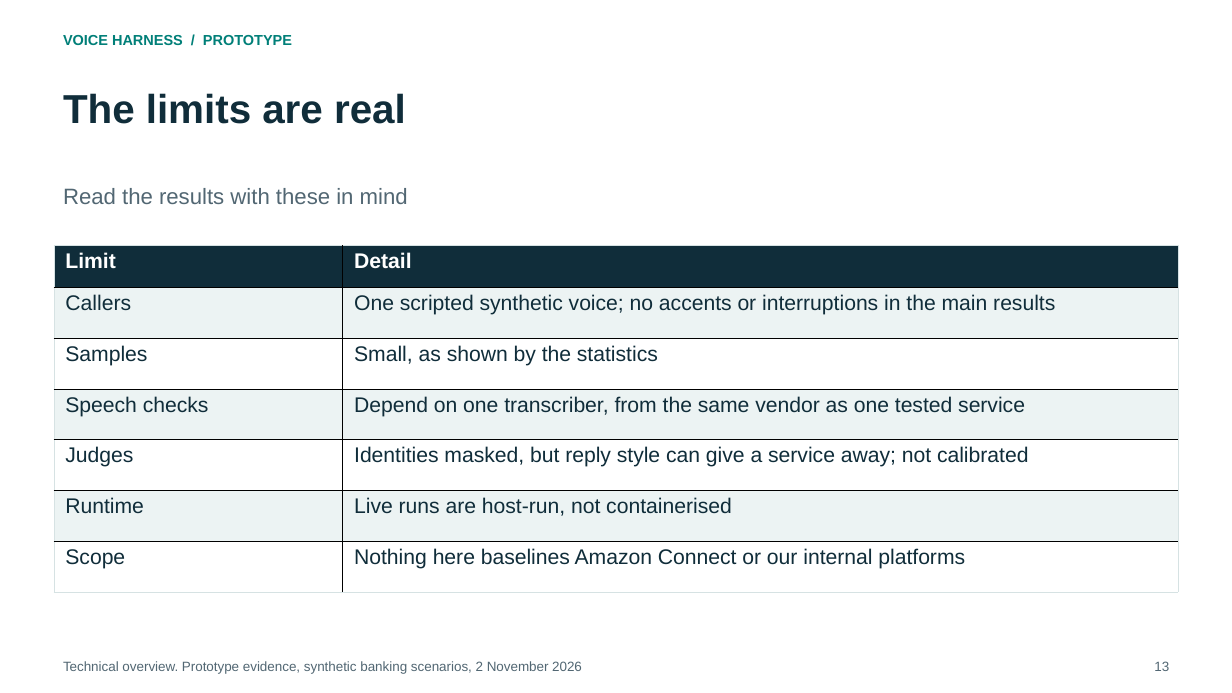
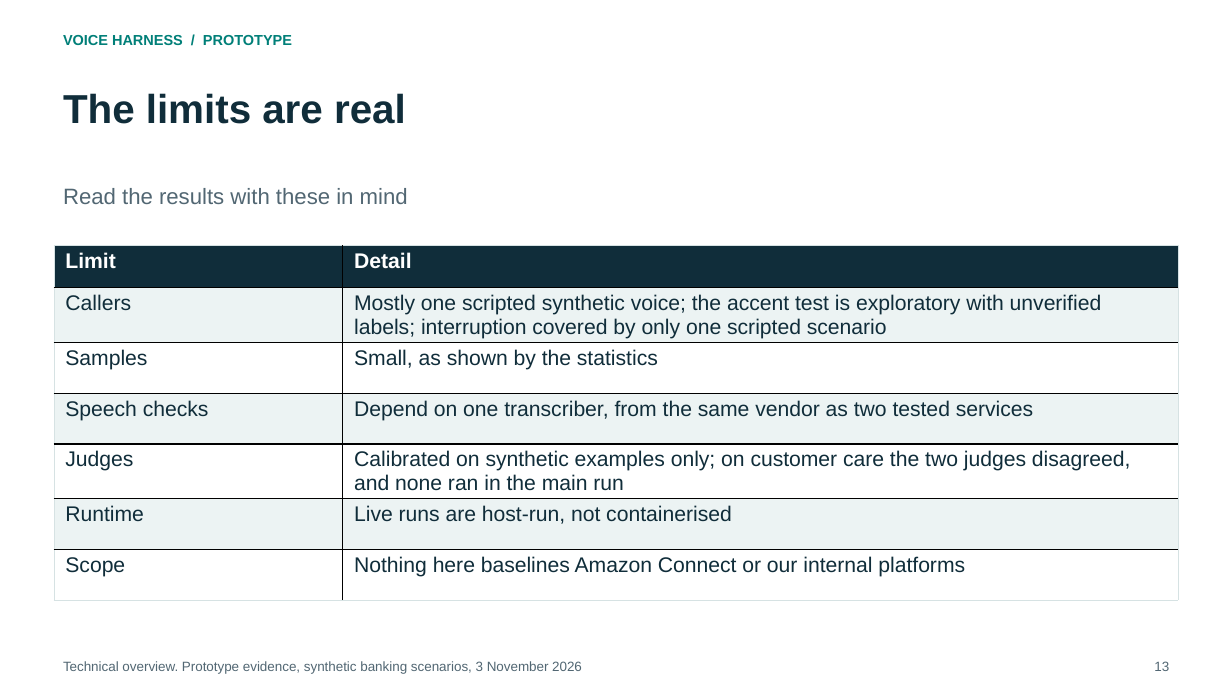
Before and after one commit to Ready2k/Voice_harness, a slide deck: slide 13 of output/consulting-2026-10-31/deliverables/Voice-Harness-Technical-Overview.pptx. Drawn at 1232x693 pixels with LibreOffice and Linux fonts; fonts in the diff are those of the drawing. Boxes give left, top, right and bottom in pixels: in the first picture for what was removed or moved away, otherwise in the second. Text is boxed around its words. In the diff, an @@ line names an element or a change of style, - is before the commit and + after.

```diff
--- a/output/consulting-2026-10-31/deliverables/Voice-Harness-Technical-Overview.pptx
+++ b/output/consulting-2026-10-31/deliverables/Voice-Harness-Technical-Overview.pptx
@@ table at <box>54,246,1177,592</box> @@
-row 2, column 2: One scripted synthetic voice; no accents or interruptions in the main results
+row 2, column 2: Mostly one scripted synthetic voice; the accent test is exploratory with unverified labels; interruption covered by only one scripted scenario
-row 4, column 2: Depend on one transcriber, from the same vendor as one tested service
+row 4, column 2: Depend on one transcriber, from the same vendor as two tested services
-row 5, column 2: Identities masked, but reply style can give a service away; not calibrated
+row 5, column 2: Calibrated on synthetic examples only; on customer care the two judges disagreed, and none ran in the main run
@@ text at <box>63,661,582,674</box>: text changed @@
-Technical overview. Prototype evidence, synthetic banking scenarios, 2 November 2026
+Technical overview. Prototype evidence, synthetic banking scenarios, 3 November 2026
```
Also in this commit, not shown: 13 other slides changed, 29 other files.
